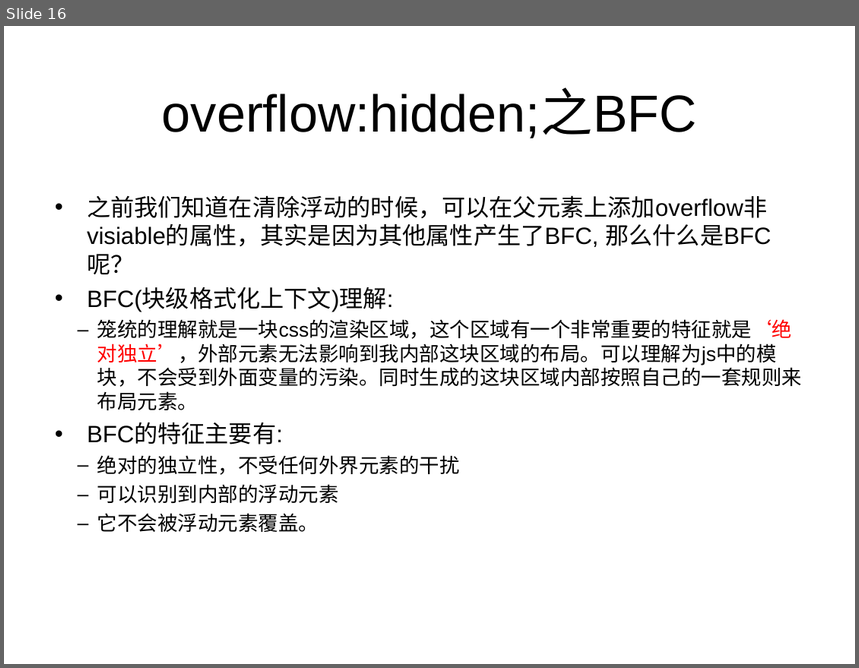
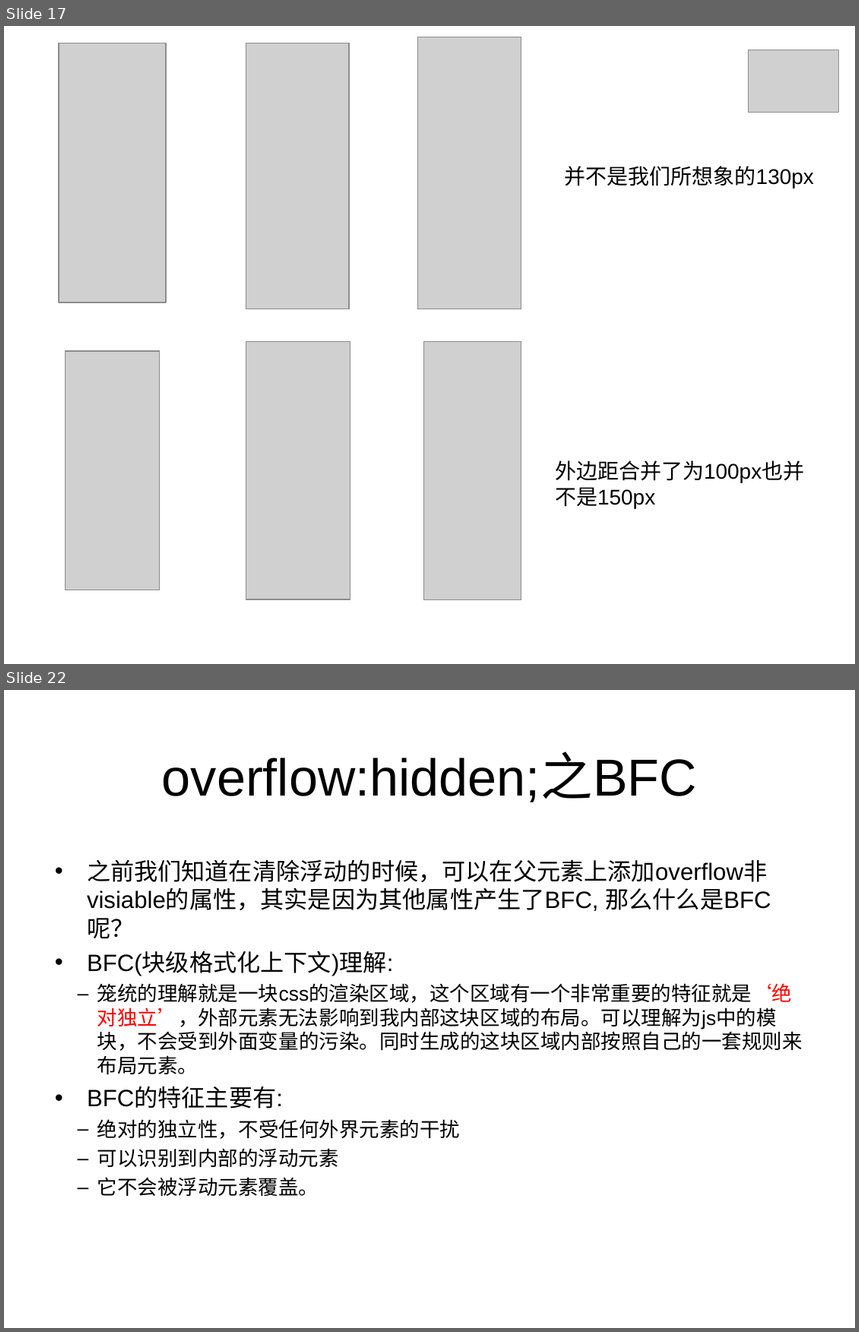
Before and after one commit to tiptophs/float, a slide deck: 浮动.ppt. Shown one above the other, each under a label of ours: slide 16 before the commit, slides 17 and 22 after it; the slides between them are not shown. The pictures are 859x668 and 859x1332 pixels, drawn with LibreOffice and Linux fonts; fonts in the diff are those of the drawing; grey boxes stand for pictures. Boxes give left, top, right and bottom in pixels: in the first picture for what was removed or moved away, otherwise in the second. Text is boxed around its words. In the diff, an @@ line names an element or a change of style, - is before the commit and + after.

```diff
--- a/浮动.ppt
+++ b/浮动.ppt
@@ slide 17 added at bbox=[4, 26, 855, 664], background #FFFFFF @@
@@ picture added at bbox=[59, 43, 166, 303] @@
@@ picture added at bbox=[246, 43, 350, 309] @@
@@ picture added at bbox=[417, 37, 522, 309] @@
@@ picture added at bbox=[748, 50, 838, 112] @@
@@ text added at bbox=[565, 166, 814, 189], 18 pt, text #000000 @@
+并不是我们所想象的130px
@@ picture added at bbox=[246, 342, 351, 600] @@
@@ picture added at bbox=[424, 342, 522, 601] @@
@@ picture added at bbox=[66, 351, 160, 591] @@
@@ text added at bbox=[555, 461, 804, 484], 18 pt, text #000000 @@
+外边距合并了为100px也并不是150px
@@ what was slide 16 is now slide 22 @@
```
Also in this commit, not shown: 1 slide changed, 4 other slides added, 1 slide removed, 1 other file.
